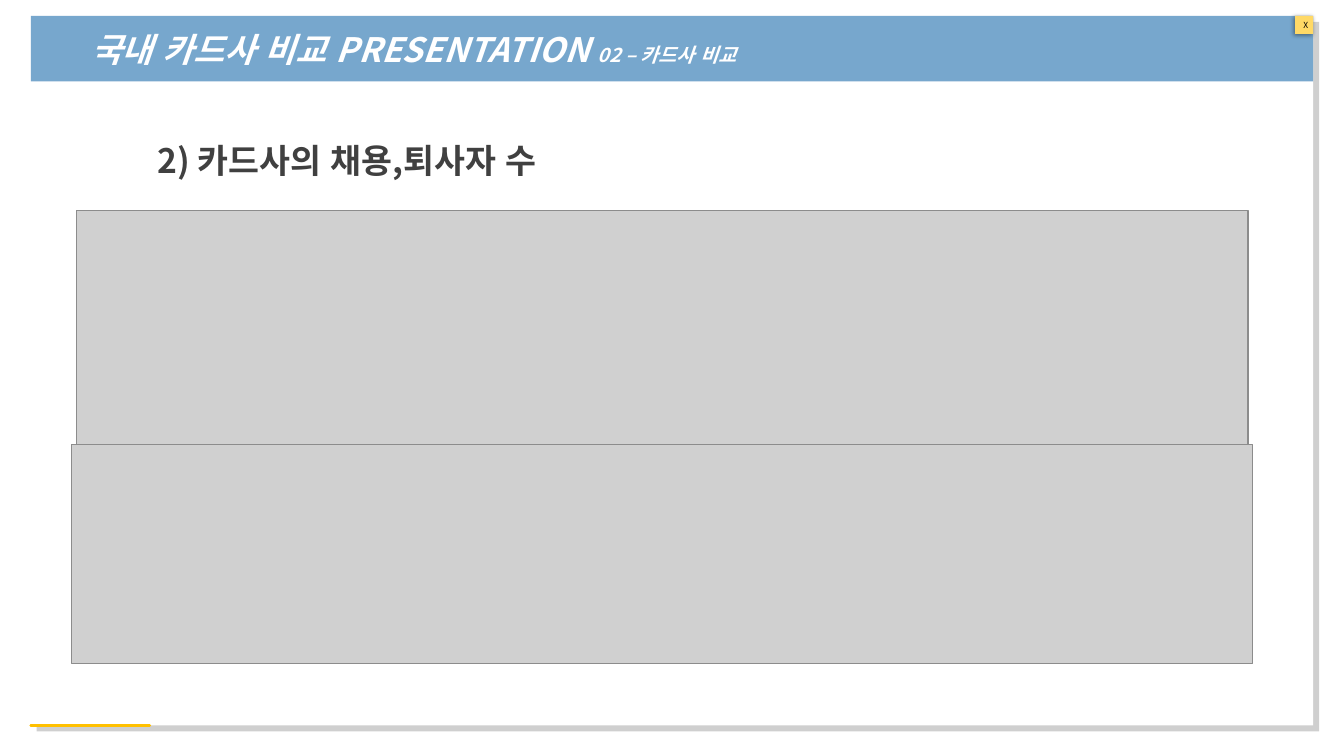
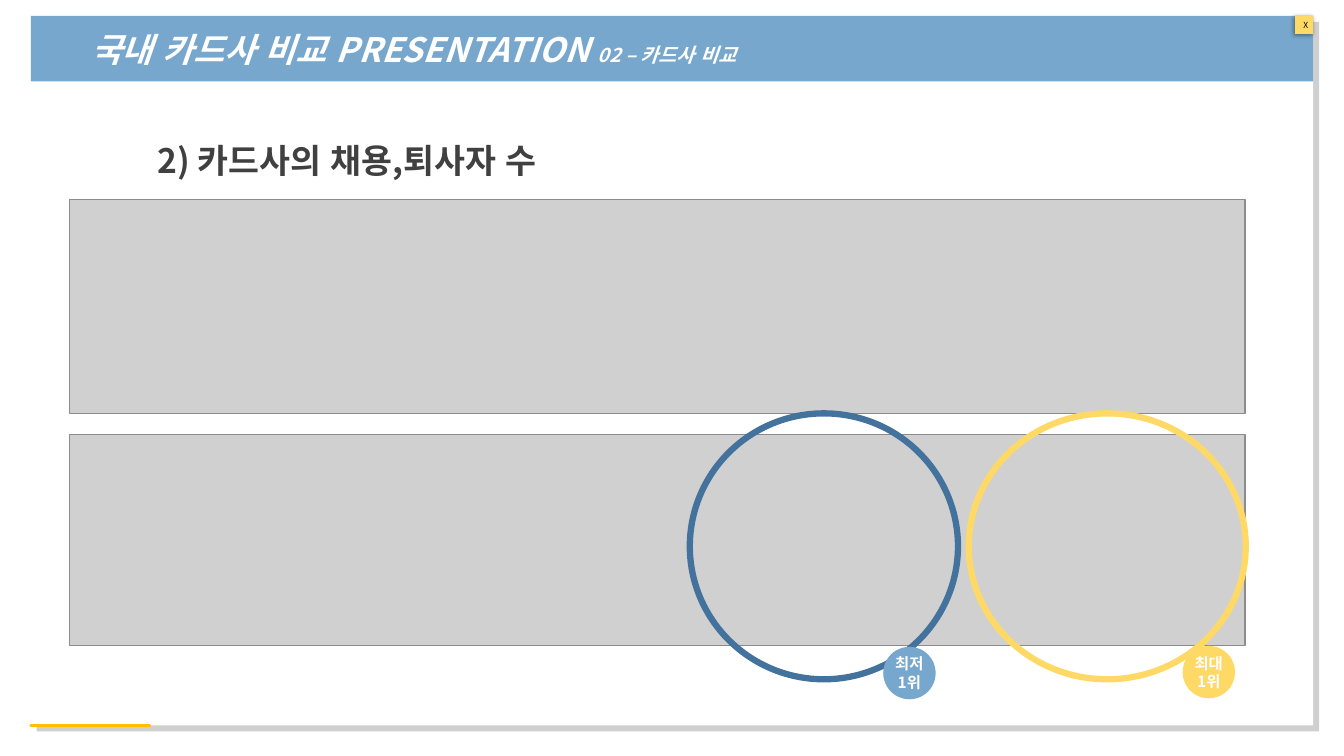
Before and after one commit to yeonji0-0/-22-01-24-, a slide deck: slide 6 of 개인 EDA 프레젠테이션.pptx. Drawn at 1344x756 pixels with LibreOffice and Linux fonts; fonts in the diff are those of the drawing; grey boxes stand for pictures. Boxes give left, top, right and bottom in pixels: in the first picture for what was removed or moved away, otherwise in the second. Text is boxed around its words. In the diff, an @@ line names an element or a change of style, - is before the commit and + after.

```diff
--- a/개인 EDA 프레젠테이션.pptx
+++ b/개인 EDA 프레젠테이션.pptx
@@ picture: place and size @@
-picture at (77,210,1249,445)
+picture at (70,200,1245,413)
@@ ellipse added at (690,413,958,680), outline #43739E 4.5 pt @@
@@ ellipse added at (969,413,1246,680), outline #FFD966 4.5 pt @@
@@ picture: place and size @@
-picture at (72,445,1253,663)
+picture at (70,435,1245,645)
@@ ellipse added at (883,647,936,700), fill #77A7CD, 11 pt, text #FFFFFF, bold @@
+최저
+1위
@@ ellipse added at (1183,646,1235,699), fill #FFD966, 11 pt, text #FFFFFF, bold @@
+최대
+1위
```
Also in this commit, not shown: 6 other slides changed, 4 slides removed, 15 other files.
